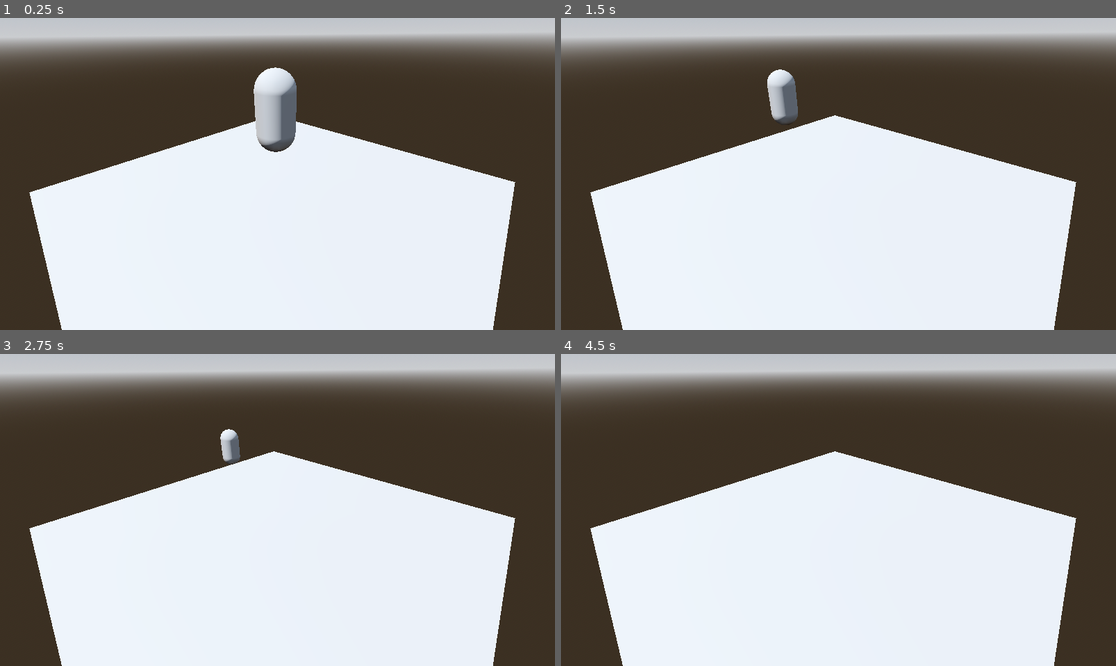
Above: before the commit, frames 1-4 (two rows, left to right).
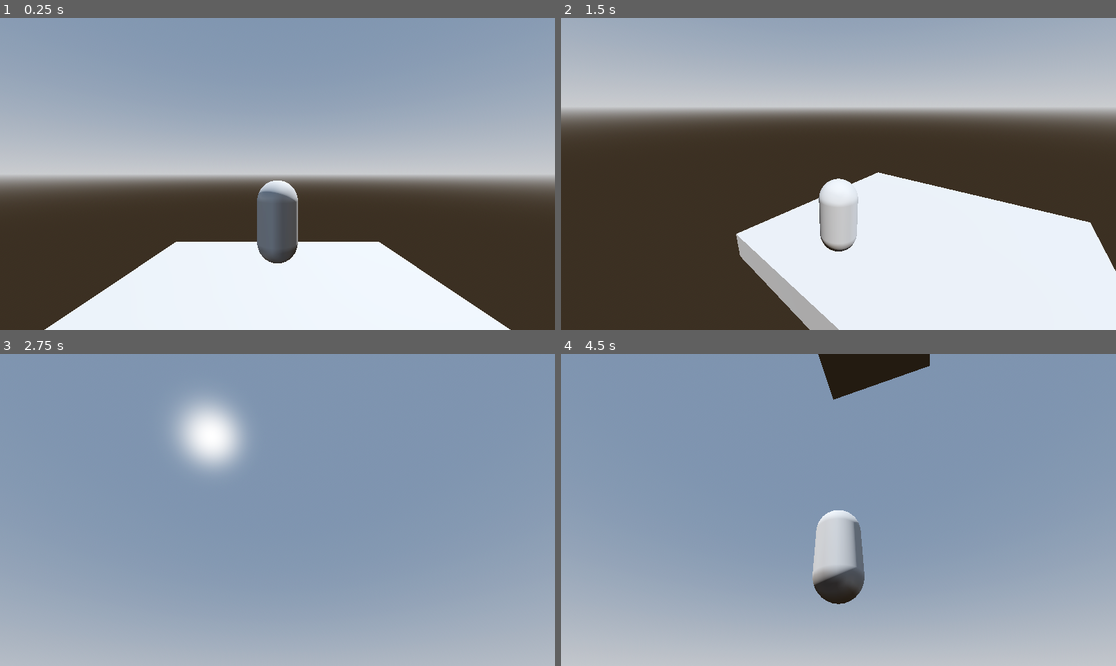
Above: after the commit, the same moments.

Repository: AbsoluteZer0527/My-first-3D-Godot-game
Game: Godot game, scene res://Scenes/game_scene.tscn
Same seed, same stepped clock (60 frames per second), same inputs: the game is played once before the commit and once after it.
Inputs (mouse positions are in pixels of both pictures, inside the frame that each line leads up to):
- Up to frame 1 (0.25 s): no input
- Up to frame 2 (1.5 s): tap Enter (ui_accept) at 0.5, 0.77 s; move the mouse to (960, 158) at 0.52 s; hold D (right) 0.53-1.28 s; tap Tab at 0.6, 1.35 s; move the mouse to (727, 189) at 1.27 s; hold S (backward) from 1.28 s (still down)
- Up to frame 3 (2.75 s): tap Enter (ui_accept) at 1.52 s; move the mouse to (333, 441) at 2.02 s; release S (backward) at 2.03 s; hold D (right) from 2.03 s (still down); tap Tab at 2.1 s
- Up to frame 4 (4.5 s): move the mouse to (810, 572) at 2.77 s; release D (right) at 2.78 s; hold W (forward) 2.78-3.53 s; tap Tab at 2.85, 3.6, 4.35 s; tap Enter (ui_accept) at 3.02, 3.77, 4.25 s; move the mouse to (1005, 556) at 3.52 s; hold A (left) from 3.53 s (still down); move the mouse to (672, 463) at 4.27 s

The runs differ from the first frame. In frame 1, 76% of the frame differs, in the area x 0-100%, y 0-100%; in frame 2, 63%; in frame 3, 100%; in frame 4, 100%.

Commit message:
Added third person view where camera behind player and can move with mouse. Key TAB to enable mouse appearing/hiding.

Diff:
--- a/First-3D/new-game-project/Scenes/game_scene.tscn
+++ b/First-3D/new-game-project/Scenes/game_scene.tscn
@@ -1,6 +1,7 @@
-[gd_scene load_steps=9 format=3 uid="uid://duvjmwvyd5uii"]
+[gd_scene load_steps=11 format=3 uid="uid://duvjmwvyd5uii"]
 
-[ext_resource type="Script" uid="uid://catiphr4uxxil" path="res://Scenes/player.gd" id="1_x87qo"]
+[ext_resource type="Script" uid="uid://catiphr4uxxil" path="res://Scripts/player.gd" id="1_x87qo"]
+[ext_resource type="Script" uid="uid://bt5xq5fm63sa7" path="res://Scripts/CameraController.gd" id="2_b6fju"]
 
 [sub_resource type="ProceduralSkyMaterial" id="ProceduralSkyMaterial_oqyrl"]
 sky_horizon_color = Color(0.66224277, 0.6717428, 0.6867428, 1)
@@ -15,17 +16,20 @@
 tonemap_mode = 2
 glow_enabled = true
 
+[sub_resource type="BoxMesh" id="BoxMesh_oqyrl"]
+size = Vector3(10, 1, 10)
+
+[sub_resource type="ConcavePolygonShape3D" id="ConcavePolygonShape3D_x87qo"]
+data = PackedVector3Array(-5, 0.5, 5, 5, 0.5, 5, -5, -0.5, 5, 5, 0.5, 5, 5, -0.5, 5, -5, -0.5, 5, 5, 0.5, -5, -5, 0.5, -5, 5, -0.5, -5, -5, 0.5, -5, -5, -0.5, -5, 5, -0.5, -5, 5, 0.5, 5, 5, 0.5, -5, 5, -0.5, 5, 5, 0.5, -5, 5, -0.5, -5, 5, -0.5, 5, -5, 0.5, -5, -5, 0.5, 5, -5, -0.5, -5, -5, 0.5, 5, -5, -0.5, 5, -5, -0.5, -5, 5, 0.5, 5, -5, 0.5, 5, 5, 0.5, -5, -5, 0.5, 5, -5, 0.5, -5, 5, 0.5, -5, -5, -0.5, 5, 5, -0.5, 5, -5, -0.5, -5, 5, -0.5, 5, 5, -0.5, -5, -5, -0.5, -5)
+
 [sub_resource type="CapsuleShape3D" id="CapsuleShape3D_x87qo"]
 radius = 0.001
 height = 2.005
 
 [sub_resource type="CapsuleMesh" id="CapsuleMesh_b6fju"]
 
-[sub_resource type="BoxMesh" id="BoxMesh_oqyrl"]
-size = Vector3(10, 1, 10)
-
-[sub_resource type="ConcavePolygonShape3D" id="ConcavePolygonShape3D_x87qo"]
-data = PackedVector3Array(-5, 0.5, 5, 5, 0.5, 5, -5, -0.5, 5, 5, 0.5, 5, 5, -0.5, 5, -5, -0.5, 5, 5, 0.5, -5, -5, 0.5, -5, 5, -0.5, -5, -5, 0.5, -5, -5, -0.5, -5, 5, -0.5, -5, 5, 0.5, 5, 5, 0.5, -5, 5, -0.5, 5, 5, 0.5, -5, 5, -0.5, -5, 5, -0.5, 5, -5, 0.5, -5, -5, 0.5, 5, -5, -0.5, -5, -5, 0.5, 5, -5, -0.5, 5, -5, -0.5, -5, 5, 0.5, 5, -5, 0.5, 5, 5, 0.5, -5, -5, 0.5, 5, -5, 0.5, -5, 5, 0.5, -5, -5, -0.5, 5, 5, -0.5, 5, -5, -0.5, -5, 5, -0.5, 5, 5, -0.5, -5, -5, -0.5, -5)
+[sub_resource type="SphereShape3D" id="SphereShape3D_b6fju"]
+radius = 0.1
 
 [node name="GameScene" type="Node3D"]
 
@@ -37,6 +41,14 @@
 shadow_enabled = true
 directional_shadow_max_distance = 1.0
 
+[node name="MeshInstance3D" type="MeshInstance3D" parent="."]
+mesh = SubResource("BoxMesh_oqyrl")
+
+[node name="StaticBody3D" type="StaticBody3D" parent="MeshInstance3D"]
+
+[node name="CollisionShape3D" type="CollisionShape3D" parent="MeshInstance3D/StaticBody3D"]
+shape = SubResource("ConcavePolygonShape3D_x87qo")
+
 [node name="Player" type="CharacterBody3D" parent="."]
 transform = Transform3D(1, 0, 0, 0, 1, 0, 0, 0, 1, 0, 2.971703, 0)
 script = ExtResource("1_x87qo")
@@ -47,14 +59,10 @@
 [node name="MeshInstance3D" type="MeshInstance3D" parent="Player"]
 mesh = SubResource("CapsuleMesh_b6fju")
 
-[node name="MeshInstance3D" type="MeshInstance3D" parent="."]
-mesh = SubResource("BoxMesh_oqyrl")
+[node name="SpringArm3D" type="SpringArm3D" parent="Player"]
+transform = Transform3D(1, 0, 0, 0, 1, 0, 0, 0, 1, 0, 1.155807, 0)
+shape = SubResource("SphereShape3D_b6fju")
+spring_length = 5.0
+script = ExtResource("2_b6fju")
 
-[node name="StaticBody3D" type="StaticBody3D" parent="MeshInstance3D"]
-
-[node name="CollisionShape3D" type="CollisionShape3D" parent="MeshInstance3D/StaticBody3D"]
-shape = SubResource("ConcavePolygonShape3D_x87qo")
-
-[node name="Camera3D" type="Camera3D" parent="."]
-transform = Transform3D(-0.72454375, 0.34753317, -0.595195, -0.008403681, 0.8590479, 0.5118263, 0.68917763, 0.37584224, -0.6194972, -3.9392724, 4.3163614, -4.055923)
-fov = 67.38031
+[node name="Camera3D" type="Camera3D" parent="Player/SpringArm3D"]
--- /dev/null
+++ b/First-3D/new-game-project/Scripts/CameraController.gd
@@ -0,0 +1,25 @@
+extends SpringArm3D
+
+@export var mouse_sensitivity: float = 0.01
+# Called when the node enters the scene tree for the first time.
+func _ready() -> void:
+	Input.mouse_mode = Input.MOUSE_MODE_CAPTURED
+
+
+# Called every frame. 'delta' is the elapsed time since the previous frame.
+func _process(delta: float) -> void:
+	pass
+
+func _input(event:InputEvent) -> void:
+	if event is InputEventMouseMotion:
+		var mouse_delta = event.relative
+		rotation.y -= mouse_delta.x * mouse_sensitivity
+		rotation.x -= mouse_delta.y * mouse_sensitivity
+		rotation.x = clamp(rotation.x, -PI/2, PI/4)
+
+	if event is InputEventKey:
+		if event.keycode == KEY_TAB and event.pressed:
+			if Input.mouse_mode == Input.MOUSE_MODE_CAPTURED:
+				Input.mouse_mode = Input.MOUSE_MODE_VISIBLE
+			else:
+				Input.mouse_mode = Input.MOUSE_MODE_CAPTURED
Not shown, added: First-3D/new-game-project/Scripts/CameraController.gd.uid
Renamed: First-3D/new-game-project/Scenes/player.gd -> First-3D/new-game-project/Scripts/player.gd
Renamed: First-3D/new-game-project/Scenes/player.gd.uid -> First-3D/new-game-project/Scripts/player.gd.uid
